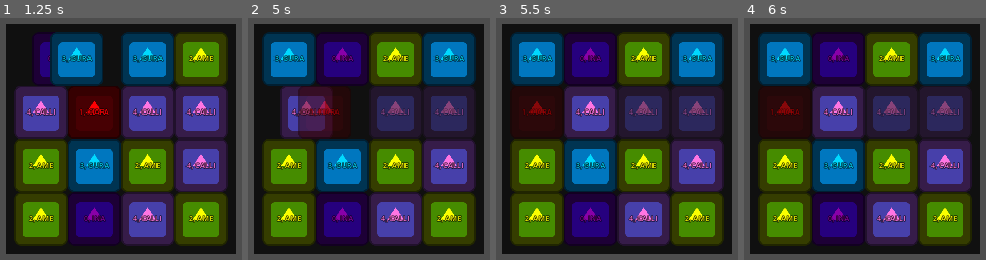
Above: before the commit, frames 1-4 (left to right).
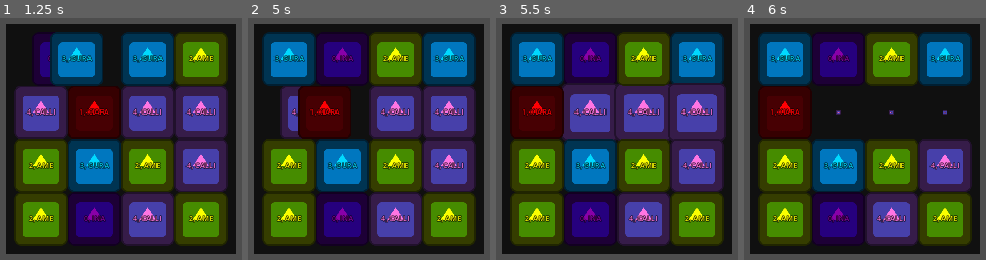
Above: after the commit, the same moments.

Repository: kuma-gee/holo-crush
Game: Godot game, scene res://src/game.tscn
Same seed, same stepped clock (60 frames per second), same inputs: the game is played once before the commit and once after it. The engine's default icon, where the game draws it, is replaced by a stand-in: a white triangle on a blue panel in a dark square.
Inputs (mouse positions are in pixels of both pictures, inside the frame that each line leads up to):
- Up to frame 1 (1.25 s): tap Enter at 0.5 s; drag from (41, 59) to (200, 39) at 0.52 s
- Up to frame 2 (5 s): drag from (342, 59) to (327, 228) at 1.27 s; tap Space at 2, 4.25 s; move the mouse to (395, 59) at 2.02 s; tap Alt at 2.1 s; click (395, 59) at 2.17 s; tap Enter at 2.75 s; drag from (448, 59) to (outside the picture) at 2.77 s; drag from (289, 112) to (410, 139) at 3.52 s; drag from (342, 112) to (248, 27) at 4.27 s
- Up to frame 3 (5.5 s): move the mouse to (643, 112) at 5.02 s; tap Alt at 5.1 s; click (643, 112) at 5.17 s
- Up to frame 4 (6 s): drag from (944, 112) to (outside the picture) at 5.77 s

Frame 1 is identical in both runs. In frame 2, 12% of the frame differs, in the area x 20-94%, y 28-50%; in frame 3, 13%; in frame 4, 15%, in the area x 9-94%, y 28-50%.

Commit message:
process matched

Diff:
--- a/godot/src/grid/grid.gd
+++ b/godot/src/grid/grid.gd
@@ -15,6 +15,8 @@
 @export var data: Data
 
 var pieces = PIECE_MAP.keys()
+var matches = []
+var is_moving = false
 
 # https://www.youtube.com/watch?v=YhykrMFHOV4&list=PL4vbr3u7UKWqwQlvwvgNcgDL1p_3hcNn2
 # https://medium.com/@thrivevolt/making-a-grid-inventory-system-with-godot-727efedb71f7
@@ -66,17 +68,27 @@
 	get_tree().current_scene.add_child(piece)
 	slot.capture()
 
-func _moved(pos: Vector2i, dest: Vector2i):
-	moving.emit()
-	var slot = _get_slot(pos)
-	var other = _get_slot(dest)
-	await slot.move(other)
-	moving_finished.emit()
-
 func _failed_move(pos: Vector2i, dir: Vector2i):
 	var slot = _get_slot(pos)
 	slot.failed_move(dir)
 
+func _moved(pos: Vector2i, dest: Vector2i):
+	moving.emit()
+	is_moving = true
+
+	var slot = _get_slot(pos)
+	var other = _get_slot(dest)
+	await slot.move(other)
+	print("move finish")
+
+	moving_finished.emit()
+	is_moving = false
+	_process_matched()
+
 func _matched(pos: Array):
-	for p in pos:
-		_get_slot(p).matched()
+	matches.append(pos)
+
+func _process_matched():
+	for matched in matches:
+		for p in matched:
+			_get_slot(p).matched()
--- a/godot/src/grid/slot.gd
+++ b/godot/src/grid/slot.gd
@@ -12,8 +12,8 @@
 
 func move(other_slot: Slot):
 	var other = other_slot.piece
-	var piece_pos = global_position
-	piece.move(other_slot.global_position)
+	var piece_pos = get_pos()
+	piece.move(other_slot.get_pos())
 	await other.move(piece_pos)
 
 	other_slot.piece = piece
@@ -21,10 +21,13 @@
 
 func capture():
 	if piece:
-		piece.global_position = global_position
+		piece.global_position = get_pos()
+
+func get_pos():
+	return global_position + custom_minimum_size / 2
 
 func matched():
-	piece.modulate = Color(1, 1, 1, 0.5)
+	await piece.matched()
 
 
 func _on_swipe_control_pressed():
--- a/godot/src/piece/ina.tscn
+++ b/godot/src/piece/ina.tscn
@@ -14,11 +14,12 @@
 [node name="Sprite2D" type="Sprite2D" parent="."]
 modulate = Color(0.537255, 0, 0.658824, 1)
 texture = ExtResource("2_cnm5w")
-offset = Vector2(64, 64)
 
 [node name="Label" type="Label" parent="Sprite2D"]
-offset_right = 128.0
-offset_bottom = 128.0
+offset_left = -64.0
+offset_top = -64.0
+offset_right = 64.0
+offset_bottom = 64.0
 label_settings = SubResource("LabelSettings_yf7k4")
 horizontal_alignment = 1
 vertical_alignment = 1
--- a/godot/src/piece/piece.gd
+++ b/godot/src/piece/piece.gd
@@ -22,8 +22,14 @@
 	tw.tween_property(self, "global_position", dest, 0.5).set_trans(Tween.TRANS_BACK).set_ease(Tween.EASE_IN_OUT)
 	await tw.finished
 
+func matched():
+	var tw = create_tween()
+	tw.tween_property(self, "scale", Vector2(0, 0), 1.0).set_trans(Tween.TRANS_BACK).set_ease(Tween.EASE_IN_OUT)
+	await tw.finished
+
 func slight_move(dir: Vector2):
 	var tw = create_tween()
 	var pos = global_position
 	tw.tween_property(self, "global_position", pos + dir * slight_move_distance, 0.25).set_trans(Tween.TRANS_BACK)
 	tw.tween_property(self, "global_position", pos, 0.25)
+	await tw.finished
